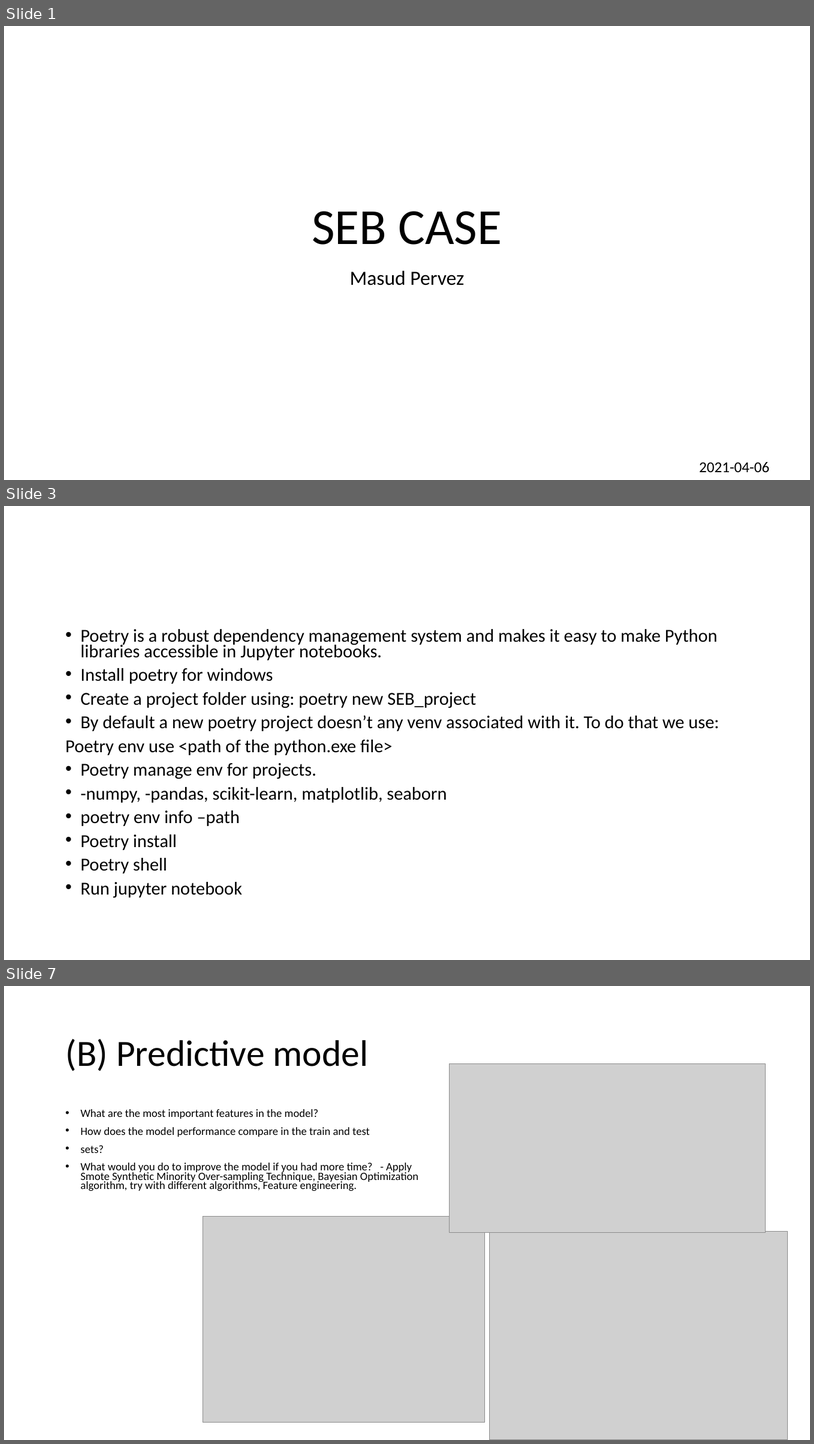
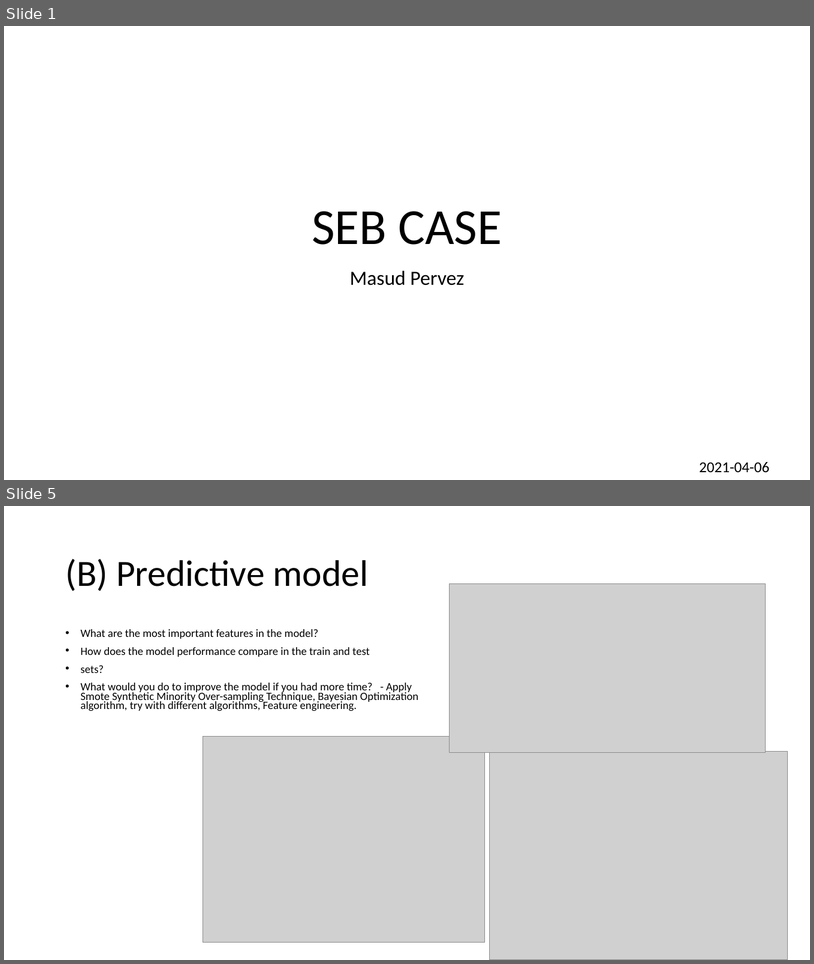
Before and after one commit to mmasud/DS_project, a slide deck: seb_project/results/presentation.pptx. Shown one above the other, each under a label of ours: slides 1, 3 and 7 before the commit, slides 1 and 5 after it; the slides between them are not shown. The pictures are 814x1444 and 814x964 pixels, drawn with LibreOffice and Linux fonts; fonts in the diff are those of the drawing; grey boxes stand for pictures. Boxes give left, top, right and bottom in pixels: in the first picture for what was removed or moved away, otherwise in the second. Text is boxed around its words. In the diff, an @@ line names an element or a change of style, - is before the commit and + after.

Commit message:
Updated presentation and notebook

```diff
--- a/seb_project/results/presentation.pptx
+++ b/seb_project/results/presentation.pptx
@@ slide 3 removed at (4,506,810,960), background #FFFFFF @@
@@ text removed at (65,629,719,898) @@
-• Poetry is a robust dependency management system and makes it easy to make Python libraries accessible in Jupyter notebooks.
-• Install poetry for windows
-• Create a project folder using: poetry new SEB_project
-• By default a new poetry project doesn’t any venv associated with it. To do that we use:
-Poetry env use <path of the python.exe file>
-• Poetry manage env for projects.
-• -numpy, -pandas, scikit-learn, matplotlib, seaborn
-• poetry env info –path
-• Poetry install
-• Poetry shell
-• Run jupyter notebook
@@ what was slide 7 is now slide 5 @@
```
Also in this commit, not shown: 4 slides changed, 1 other slide removed, 11 other files.
